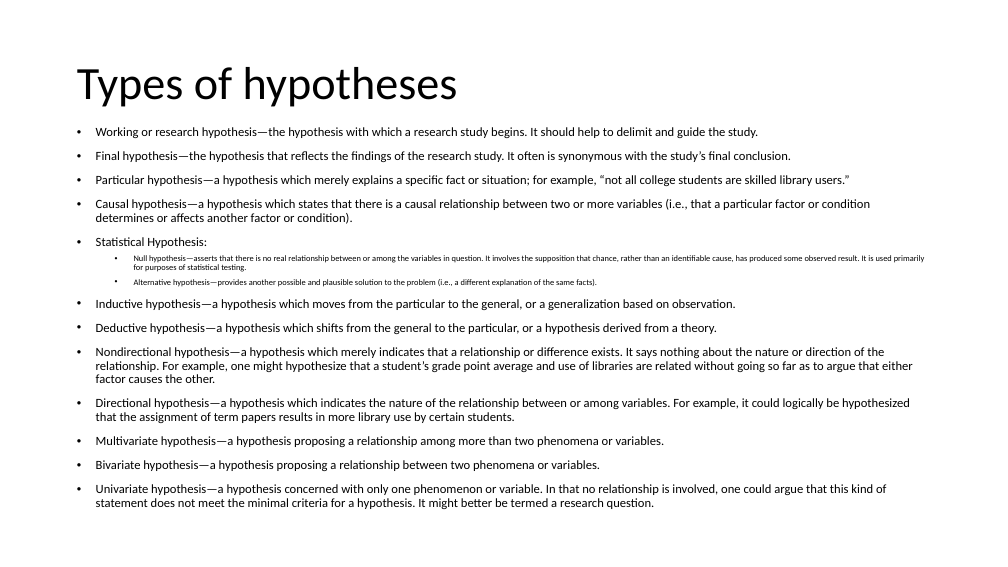
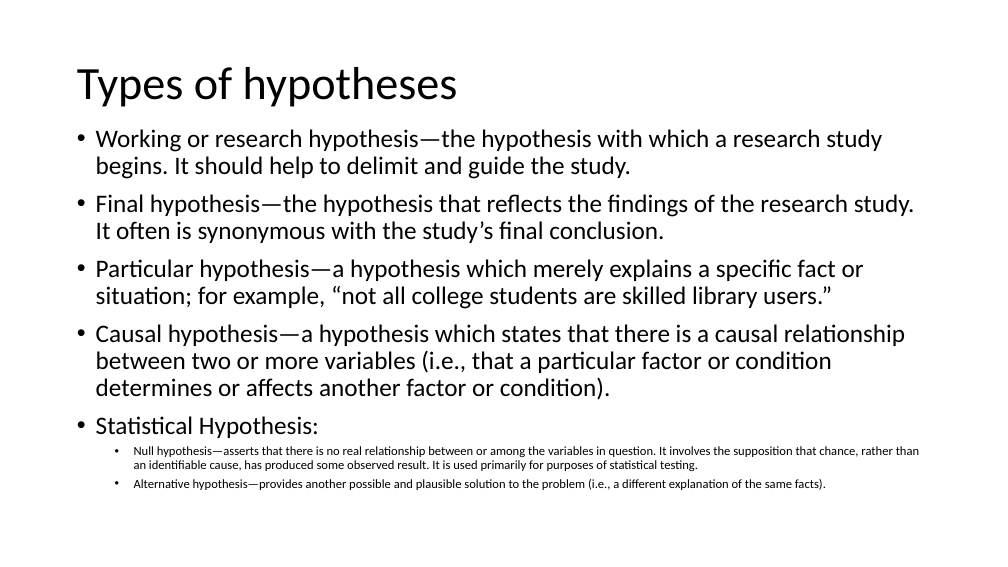
Before and after one commit to dlisbbau/mlis, a slide deck: slide 6 of Research Process-part-2.pptx. Drawn at 1008x567 pixels with LibreOffice and Linux fonts; fonts in the diff are those of the drawing. Boxes give left, top, right and bottom in pixels: in the first picture for what was removed or moved away, otherwise in the second. Text is boxed around its words. In the diff, an @@ line names an element or a change of style, - is before the commit and + after.

```diff
--- a/Research Process-part-2.pptx
+++ b/Research Process-part-2.pptx
@@ text "Working or research hypothesis—the hypothesis ..." at [96,129,919,490]: size 12 to 24 pt in "Working or research hypothesis—the hypothesis with which ...", "Final hypothesis—the hypothesis that reflects the findings ...", "Particular hypothesis—a hypothesis which merely explains a ...", "Causal hypothesis—a hypothesis which states that there ..." and 1 more places; size 8 to 12 pt in "Null hypothesis—asserts that there is no real ...", "Alternative hypothesis—provides another possible and plausib ..." @@
@@ text at [96,299,913,509]: paragraphs removed @@
-• Inductive hypothesis—a hypothesis which moves from the particular to the general, or a generalization based on observation.
-• Deductive hypothesis—a hypothesis which shifts from the general to the particular, or a hypothesis derived from a theory.
-• Nondirectional hypothesis—a hypothesis which merely indicates that a relationship or difference exists. It says nothing about the nature or direction of the relationship. For example, one might hypothesize that a student’s grade point average and use of libraries are related without going so far as to argue that either factor causes the other.
-• Directional hypothesis—a hypothesis which indicates the nature of the relationship between or among variables. For example, it could logically be hypothesized that the assignment of term papers results in more library use by certain students.
-• Multivariate hypothesis—a hypothesis proposing a relationship among more than two phenomena or variables.
-• Bivariate hypothesis—a hypothesis proposing a relationship between two phenomena or variables.
-• Univariate hypothesis—a hypothesis concerned with only one phenomenon or variable. In that no relationship is involved, one could argue that this kind of statement does not meet the minimal criteria for a hypothesis. It might better be termed a research question.
```
Also in this commit, not shown: 4 slides added, 2 other files.
